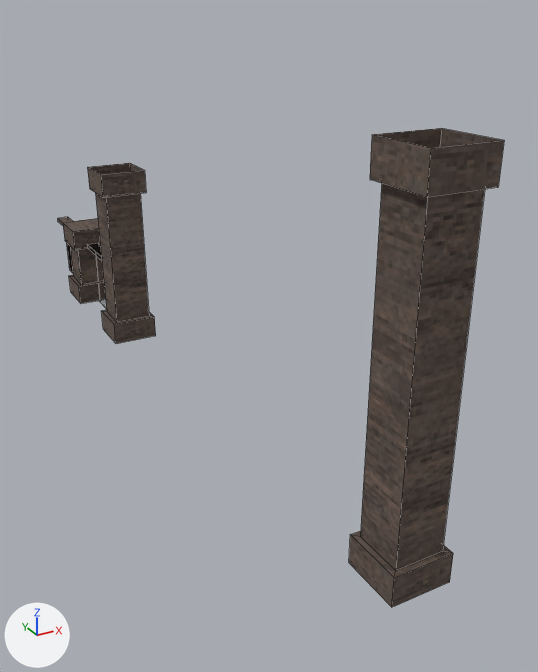
Two versions of the Blender file Blender/City_Assets.blend, one commit apart.
Rendered twice from a 50 mm lens placed at (-32.55, -2.95, 3.64), pointed at (-29.18, 3.18, 0.57). The lights are fixed; the arrows at lower left show +X, +Y and +Z. Mesh edges are drawn as thin lines. The same objects are shown in both versions, whatever each file hides.

Names of what the first picture shows: 'Pillar_1m', 'Pillar_2m', 'Pillar_3m'.
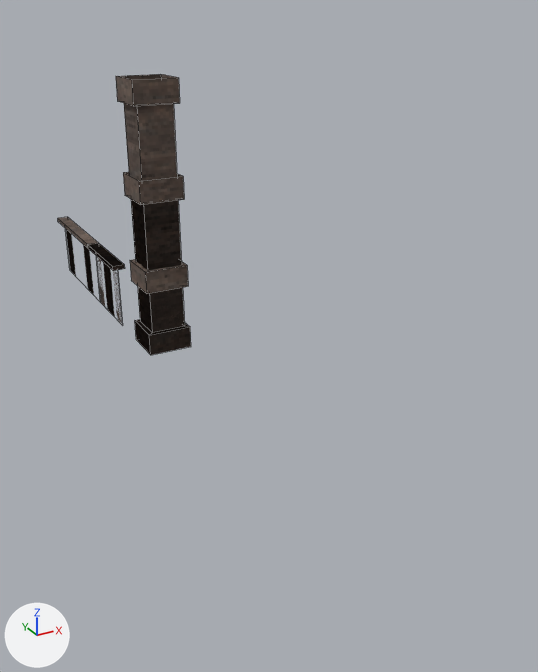
Where the newer file only moved an object's origin or applied its transform, the numbers keep the older frame.

Pixel boxes [x1, y1, x2, y2] of what changed, in the pictures (538 x 672 px):
```json
{"object": "Pillar_3m", "change": "moved", "before": [349, 128, 504, 608], "after": [116, 74, 184, 333]}
{"object": "Pillar_2m", "change": "moved", "before": [87, 163, 156, 344], "after": [123, 172, 191, 355]}
{"object": "Pillar_1m", "change": "mesh moved", "before": [63, 218, 105, 304], "after": [130, 259, 188, 332]}
{"object": "Fence_3m", "change": "unchanged, uncovered by the edit", "before": [58, 217, 102, 273], "after": [58, 217, 125, 324]}
```

The change, as JSON lines over the scene's bpy script:
```json
{"block": "me_cube", "where": "me_cube.from_pydata(...)  # 24 vertices, 20 faces; spans x 0.0..0.5, y 0.0..0.5, z 0.0..3.0"}
{"block": "me_cube", "where": "# used by ob_pillar_3m; location = (-30.0, 0.0, 0.0)"}
{"block": "me_cube", "change": "me_cube part 1: the whole mesh is moved by (-0.25, -0.25, 0.0)"}
{"block": "me_cube_012", "where": "me_cube_012.from_pydata(...)  # 24 vertices, 20 faces; spans x 0.0..0.5, y 0.0..0.5, z 0.0..2.0"}
{"block": "me_cube_012", "where": "# used by ob_pillar_2m; location = (-30.25, 5.0, 0.0)"}
{"block": "me_cube_012", "change": "me_cube_012 part 2: the whole mesh is moved by (-0.25, -0.25, 0.0)"}
{"block": "me_cube_045", "where": "me_cube_045.from_pydata(...)  # 24 vertices, 21 faces; spans x 0.0..0.5, y 0.0..0.5, z 0.0..1.0"}
{"block": "me_cube_045", "where": "# used by ob_pillar_1m; location = (-30.25, 6.5, 0.0)"}
{"block": "me_cube_045", "change": "me_cube_045 part 3: the whole mesh is moved by (0.25, -2.0, 0.0)"}
{"op": "set", "path": "ob_pillar_3m.location", "old": "(-30.0, 0.0, 0.0)", "new": "(-29.75, 4.75, 0.0)"}
{"op": "set", "path": "ob_pillar_2m.location", "old": "(-30.25, 5.0, 0.0)", "new": "(-29.75, 4.75, 0.0)"}
```
